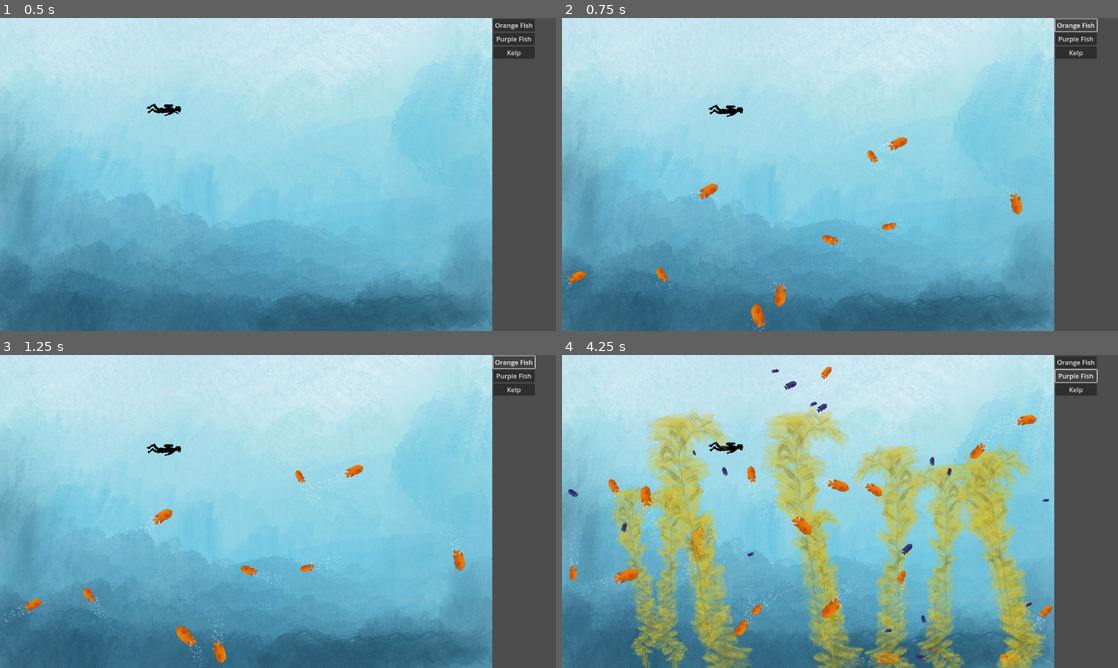
Above: before the commit, frames 1-4 (two rows, left to right).
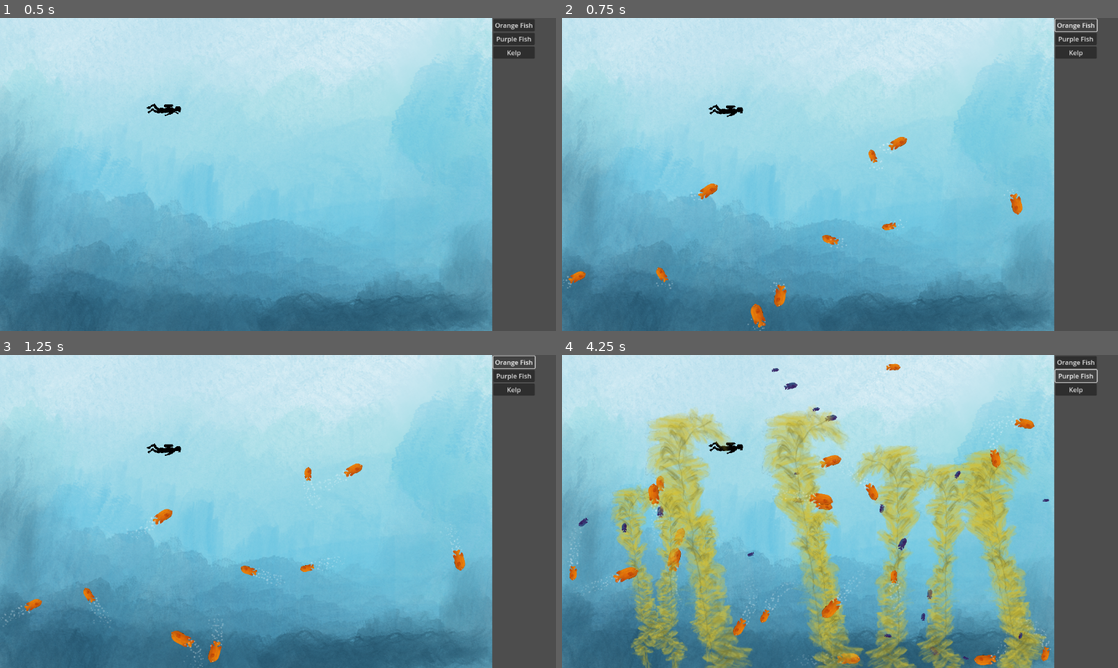
Above: after the commit, the same moments.

Repository: sbarton272/godot-aquarium
Game: Godot game, scene res://DragAndDropTank/drag_and_drop_tank.tscn
Two runs of this game, one before a commit and one after it. Both use one fixed random seed, a clock stepped at 60 frames per second and the inputs below.
Inputs:
- Up to frame 1 (0.5 s): no input
- Up to frame 2 (0.75 s): click "Orange Fish" at 0.5 s
- Up to frame 3 (1.25 s): no input
- Up to frame 4 (4.25 s): click "Purple Fish" at 1.25 s; click "Kelp" at 2 s; click "Orange Fish" at 2.75 s; click "Purple Fish" at 3.5 s

Frame 1 is identical in both runs. In frame 2, less than 0.1% of the frame differs, in the area x 33-63%, y 38-99%; in frame 3, 0.5%; in frame 4, 3.4%, in the area x 1-89%, y 2-100%.

Commit message:
Adjusted some parameters for testing

Diff:
--- a/GodotAquariumProject1/DragAndDropTank/drag_and_drop_fish_orange.tscn
+++ b/GodotAquariumProject1/DragAndDropTank/drag_and_drop_fish_orange.tscn
@@ -21,7 +21,7 @@
 
 [node name="FishMovementComponent2" parent="." node_paths=PackedStringArray("parent_object") instance=ExtResource("4_04txc")]
 parent_object = NodePath("..")
-neighbor_alignment_weight = 1.0
+neighbor_alignment_weight = 2.0
 
 [node name="BubbleTrail" parent="." instance=ExtResource("5_alntf")]
 position = Vector2(-16, -9)
--- a/GodotAquariumProject1/DragAndDropTank/drag_and_drop_fish_purple.tscn
+++ b/GodotAquariumProject1/DragAndDropTank/drag_and_drop_fish_purple.tscn
@@ -20,4 +20,3 @@
 
 [node name="FishMovementComponent2" parent="." node_paths=PackedStringArray("parent_object") instance=ExtResource("4_yxhql")]
 parent_object = NodePath("..")
-neighbor_alignment_weight = 3.0
